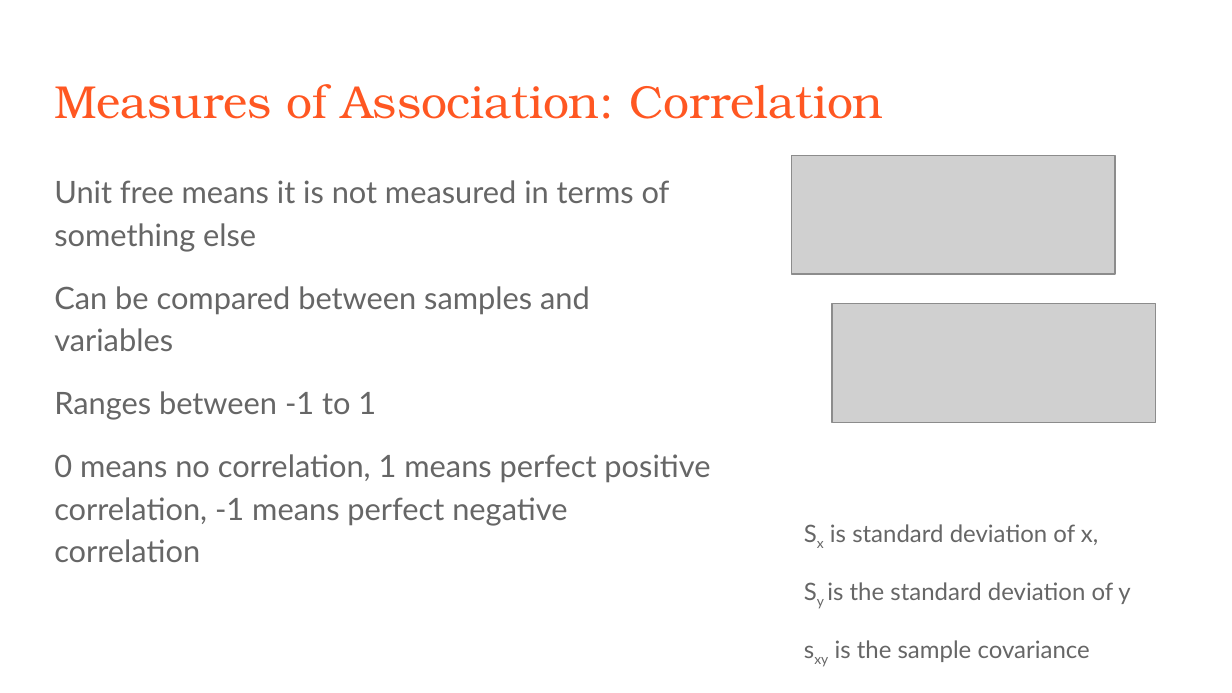
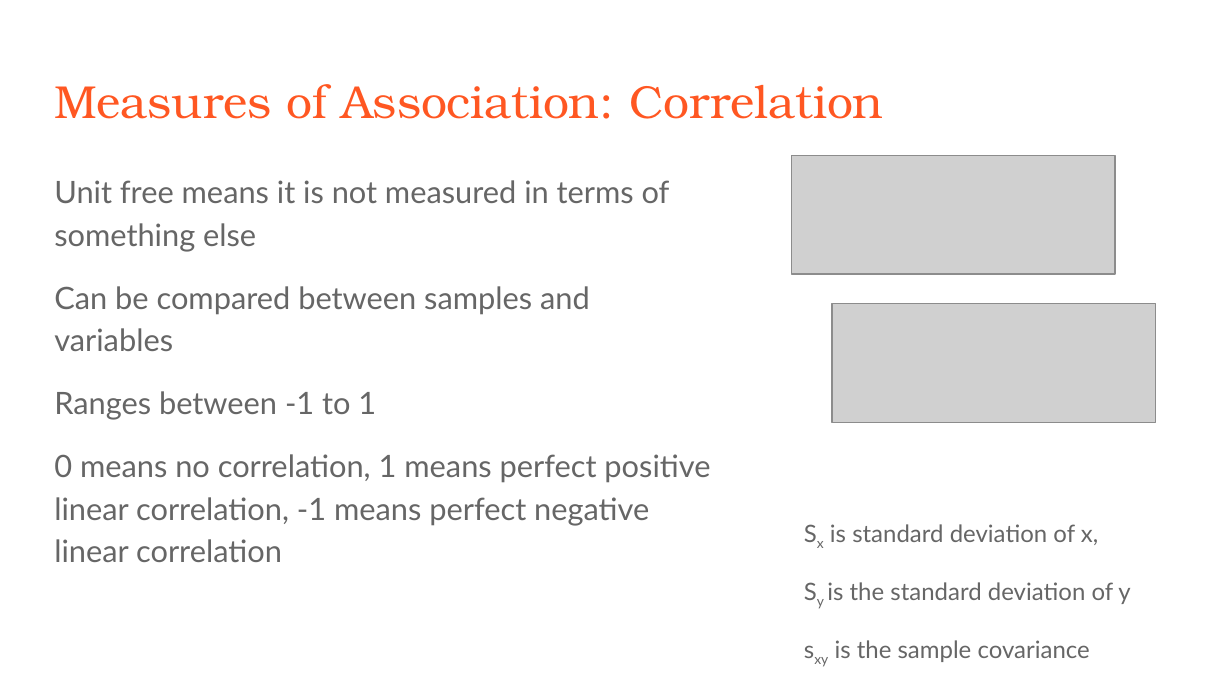
Before and after one commit to rjwrobel86/Python4Statistics, a slide deck: slide 36 of Stuff For Class/Slides/Descriptive Statistics.pptx (slide 37 before the commit). Drawn at 1232x693 pixels with LibreOffice and Linux fonts; fonts in the diff are those of the drawing; grey boxes stand for pictures. Boxes give left, top, right and bottom in pixels: in the first picture for what was removed or moved away, otherwise in the second. Text is boxed around its words. In the diff, an @@ line names an element or a change of style, - is before the commit and + after.

```diff
--- a/Stuff For Class/Slides/Descriptive Statistics.pptx
+++ b/Stuff For Class/Slides/Descriptive Statistics.pptx
@@ text at box(54, 454, 710, 562): text changed @@
-0 means no correlation, 1 means perfect positive correlation, -1 means perfect negative correlation
+0 means no correlation, 1 means perfect positive linear correlation, -1 means perfect negative linear correlation
```
Also in this commit, not shown: 14 other slides changed, 2 slides added, 2 slides removed, 32 other files.
